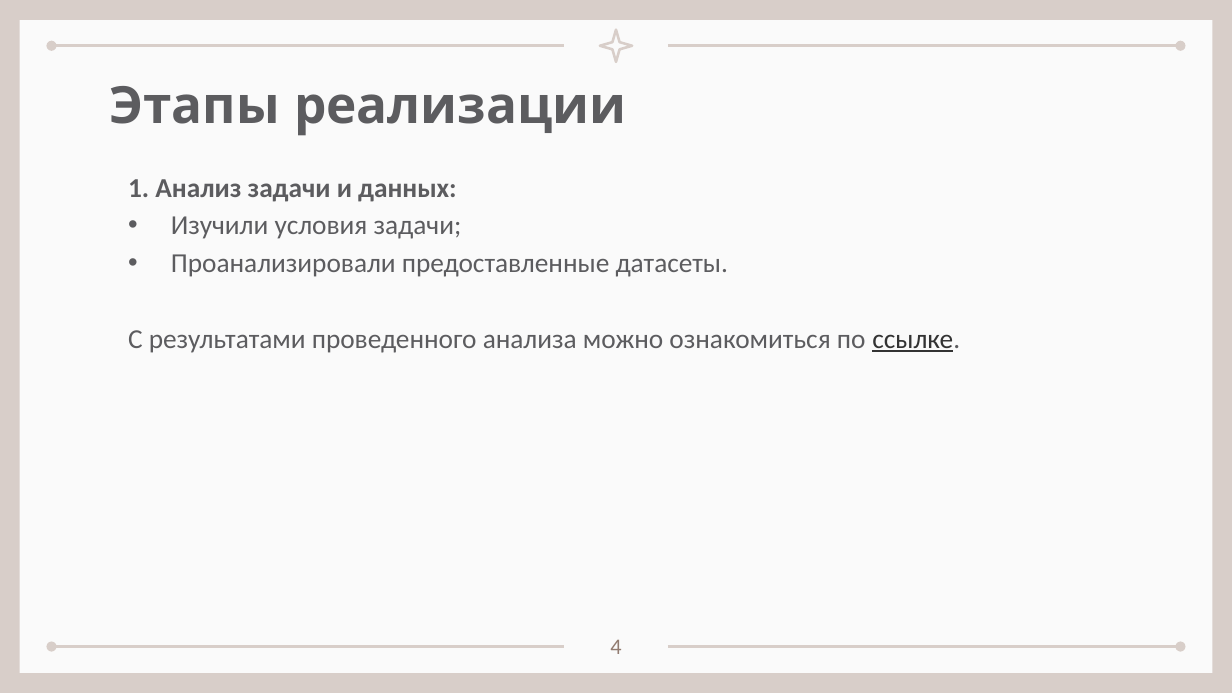
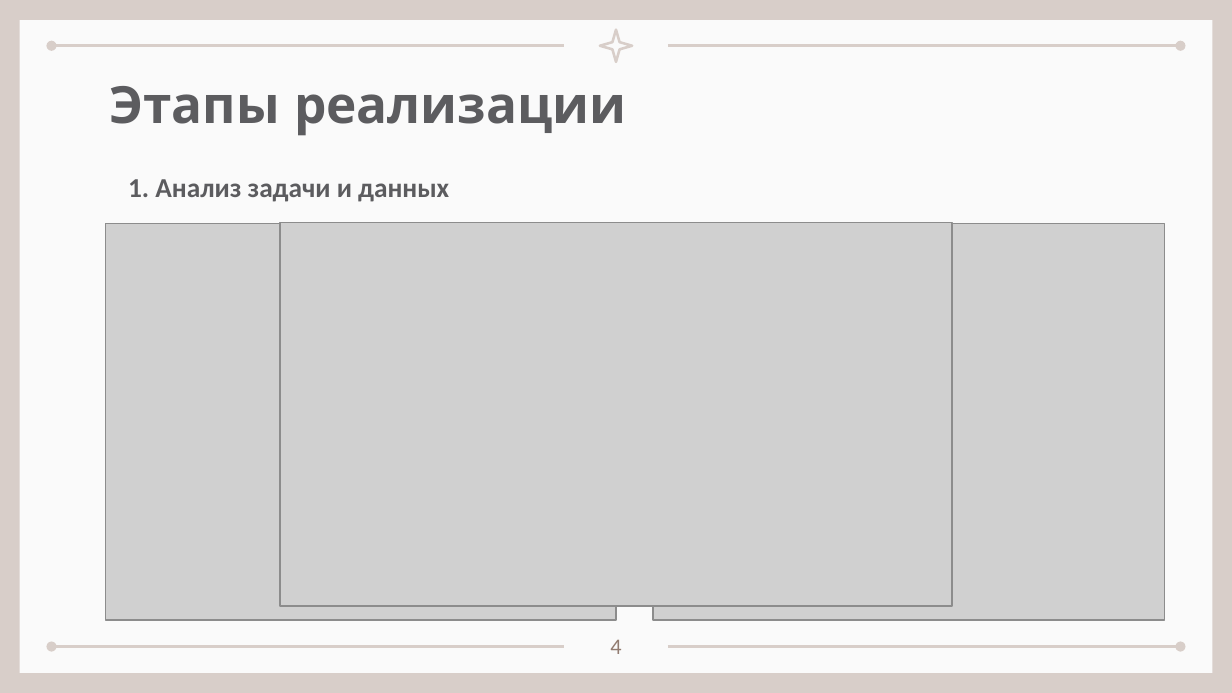
Before and after one commit to sevaTechoPark/BIDVA-hakaton, a slide deck: slide 4 of Защита проекта БИДВА май 2025.pptx. Drawn at 1232x693 pixels with LibreOffice and Linux fonts; fonts in the diff are those of the drawing; grey boxes stand for pictures. Boxes give left, top, right and bottom in pixels: in the first picture for what was removed or moved away, otherwise in the second. Text is boxed around its words. In the diff, an @@ line names an element or a change of style, - is before the commit and + after.

```diff
--- a/Защита проекта БИДВА май 2025.pptx
+++ b/Защита проекта БИДВА май 2025.pptx
@@ subtitle at <box>128,179,449,202</box>: text changed; bold on @@
-1. Анализ задачи и данных:
-• Изучили условия задачи;
-• Проанализировали предоставленные датасеты.
-С результатами проведенного анализа можно ознакомиться по ссылке.
+1. Анализ задачи и данных
@@ picture added at <box>106,224,616,621</box> @@
@@ picture added at <box>280,222,951,605</box> @@
@@ picture added at <box>653,224,1164,621</box> @@
```
Also in this commit, not shown: 7 other slides changed, 3 slides added, 2 slides removed.
